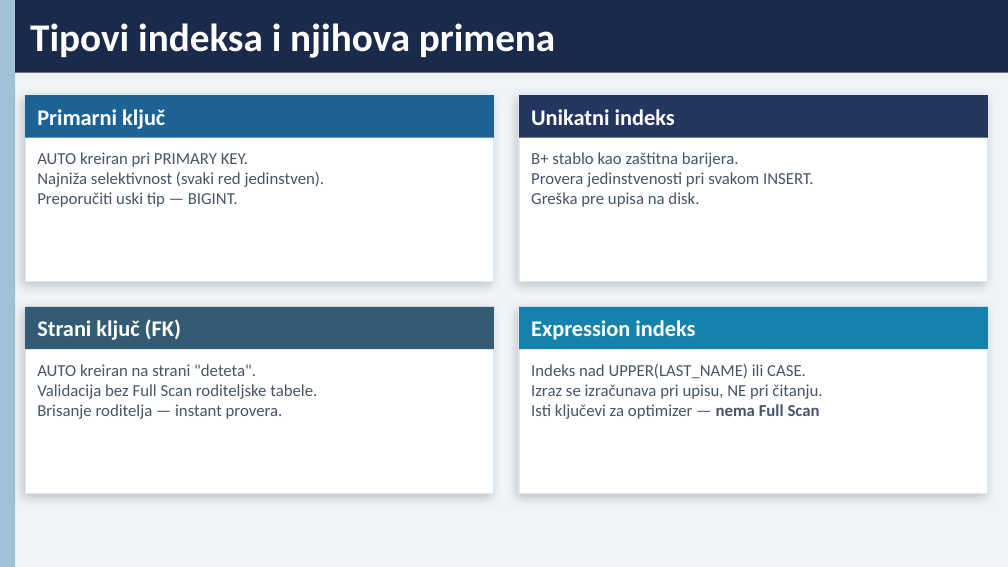
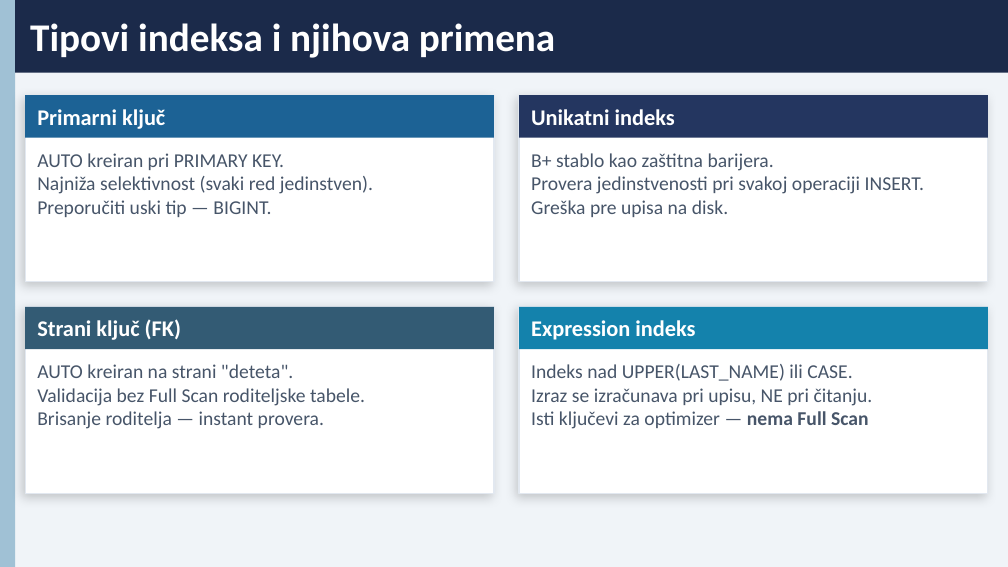
Before and after one commit to jefimija-stamenovic/subp, a slide deck: slide 9 of seminarski-1/Interna struktura i organizacija indeksa u Firebird bazi podataka.pptx. Drawn at 1008x567 pixels with LibreOffice and Linux fonts; fonts in the diff are those of the drawing. Boxes give left, top, right and bottom in pixels: in the first picture for what was removed or moved away, otherwise in the second. Text is boxed around its words. In the diff, an @@ line names an element or a change of style, - is before the commit and + after.

```diff
--- a/seminarski-1/Interna struktura i organizacija indeksa u Firebird bazi podataka.pptx
+++ b/seminarski-1/Interna struktura i organizacija indeksa u Firebird bazi podataka.pptx
@@ text at box(531, 176, 924, 194): text changed; size 12 to 14 pt @@
-Provera jedinstvenosti pri svakom INSERT.
+Provera jedinstvenosti pri svakoj operaciji INSERT.
@@ text at box(531, 153, 774, 217): size 12 to 14 pt in "B+ stablo kao zaštitna barijera.", "Greška pre upisa na disk." @@
@@ size 12 to 14 pt in 3 elements at box(37, 153, 373, 217), box(37, 364, 365, 429), box(531, 364, 873, 429) @@
```
Also in this commit, not shown: 6 other slides changed, 5 other files.
